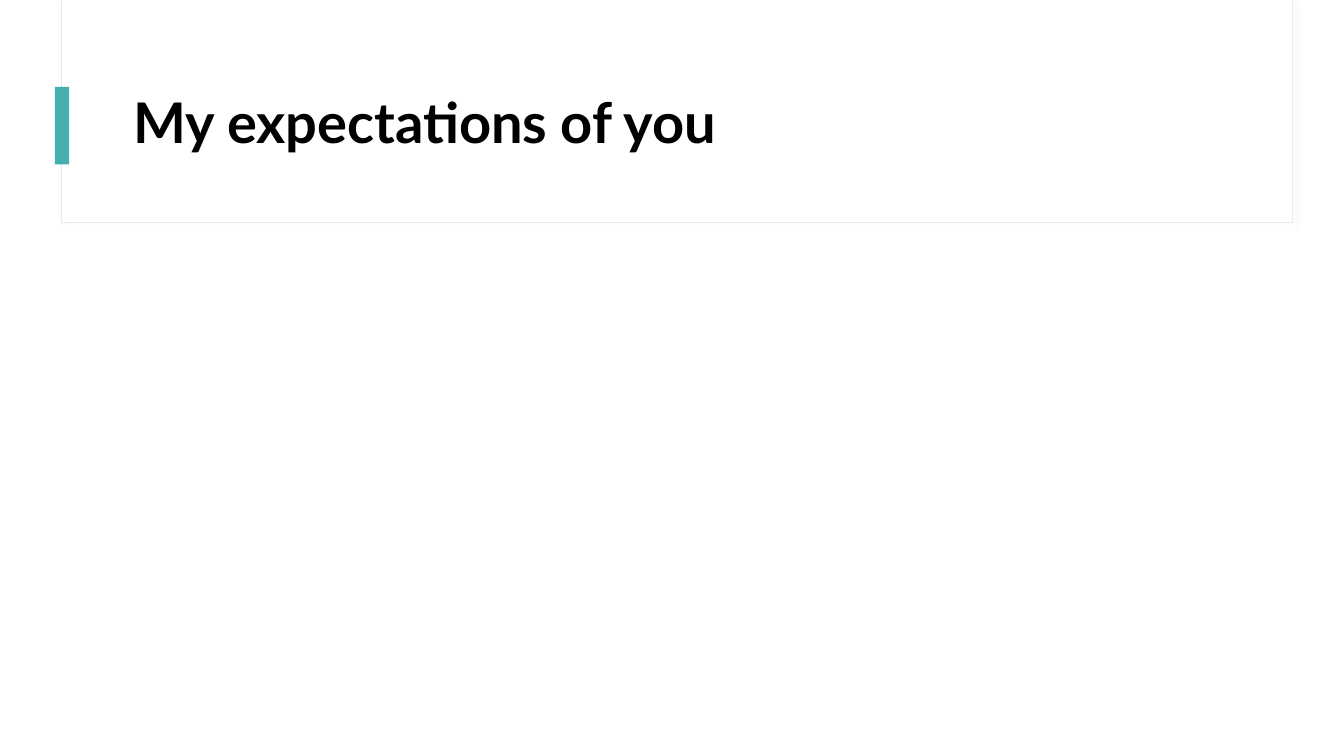
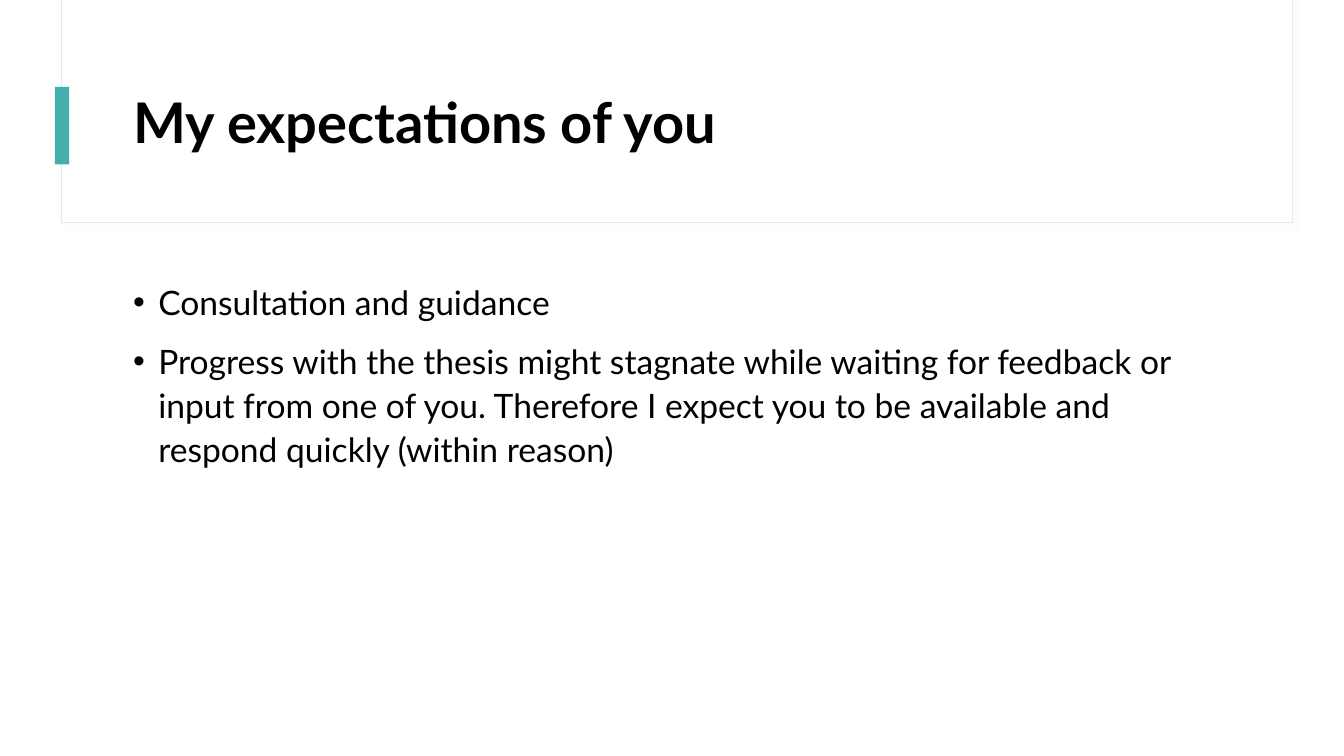
Before and after one commit to sjurmsc/MSC2023, a slide deck: slide 10 of Meeting Presentations/01.09.2022_Meeting.pptx (slide 8 before the commit). Drawn at 1344x756 pixels with LibreOffice and Linux fonts; fonts in the diff are those of the drawing. Boxes give left, top, right and bottom in pixels: in the first picture for what was removed or moved away, otherwise in the second. Text is boxed around its words. In the diff, an @@ line names an element or a change of style, - is before the commit and + after.

```diff
--- a/Meeting Presentations/01.09.2022_Meeting.pptx
+++ b/Meeting Presentations/01.09.2022_Meeting.pptx
@@ text added at (158,290,1171,468), 24 pt, text #000000 @@
+• Consultation and guidance
+• Progress with the thesis might stagnate while waiting for feedback or input from one of you. Therefore I expect you to be available and respond quickly (within reason)
```
Also in this commit, not shown: 9 other slides changed, 4 slides added.
